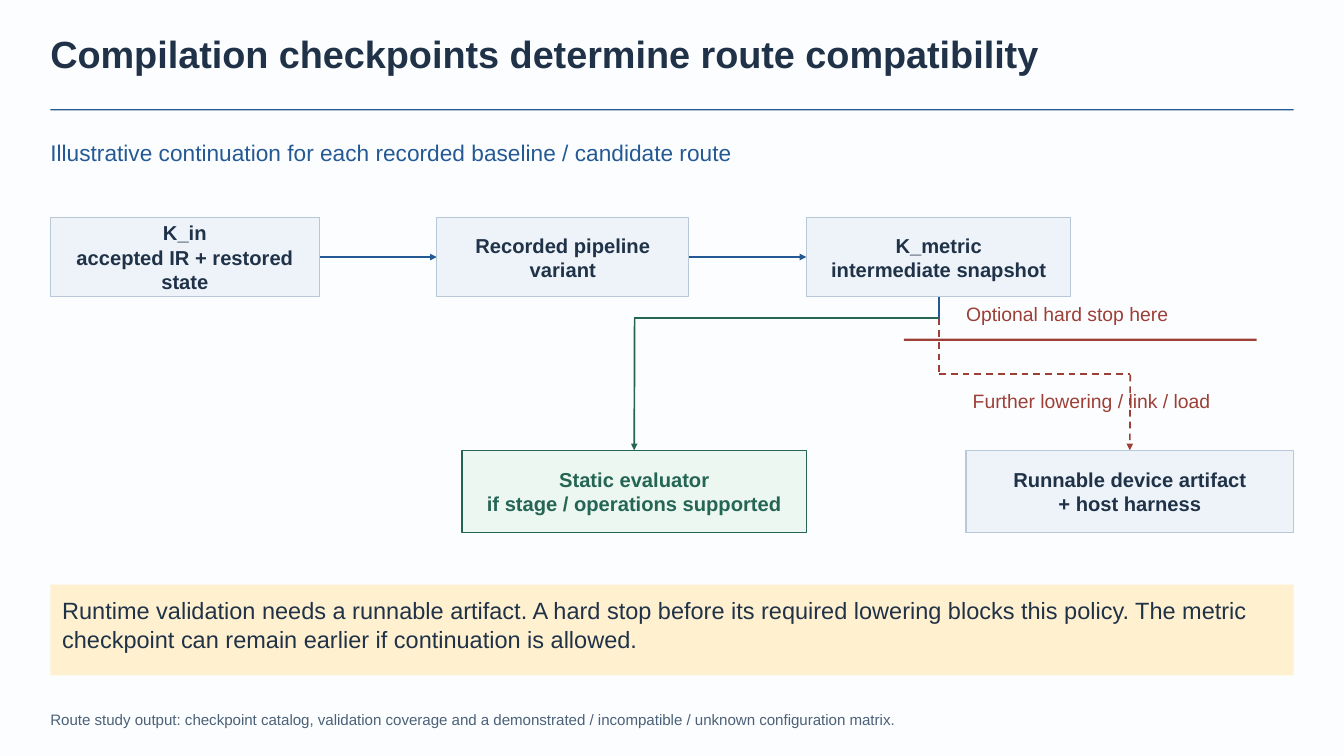
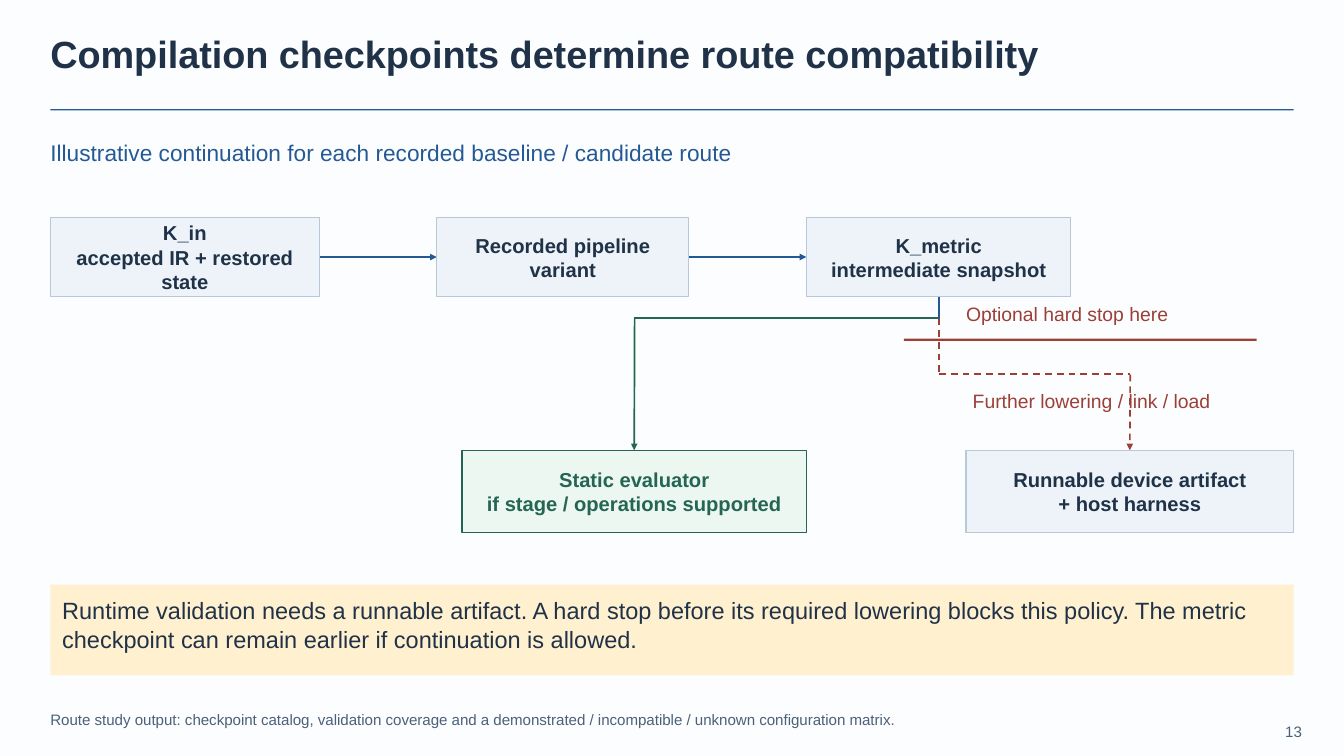
Before and after one commit to BonZirka/ascend-npu-optimization-research, a slide deck: slide 13 of output/ascend-optimization-pitch/ascend-optimization-technical.pptx. Drawn at 1344x756 pixels with LibreOffice and Linux fonts; fonts in the diff are those of the drawing. Boxes give left, top, right and bottom in pixels: in the first picture for what was removed or moved away, otherwise in the second. Text is boxed around its words. In the diff, an @@ line names an element or a change of style, - is before the commit and + after.

```diff
--- a/output/ascend-optimization-pitch/ascend-optimization-technical.pptx
+++ b/output/ascend-optimization-pitch/ascend-optimization-technical.pptx
@@ text added at <box>1285,726,1302,737</box>, 13.5 pt, text #4B6178 @@
+13
```
Also in this commit, not shown: 22 other slides changed, 4 other files.
